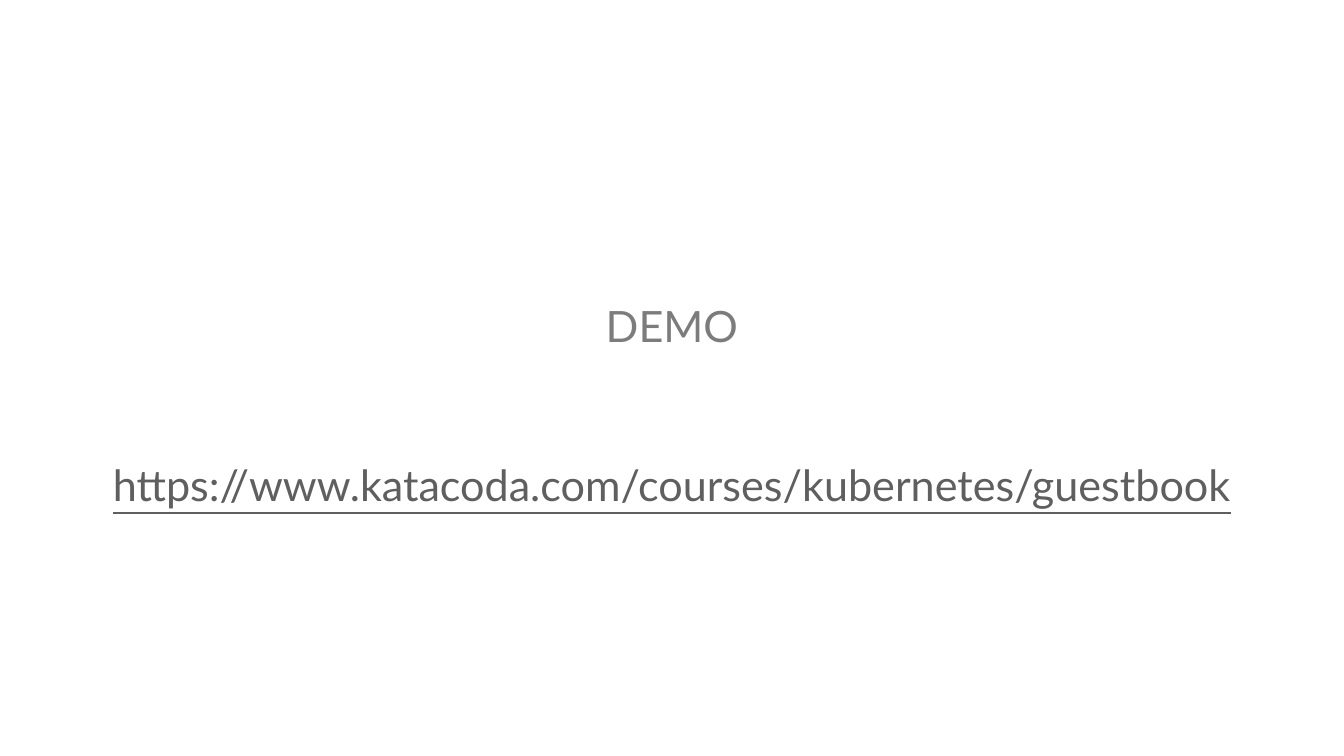
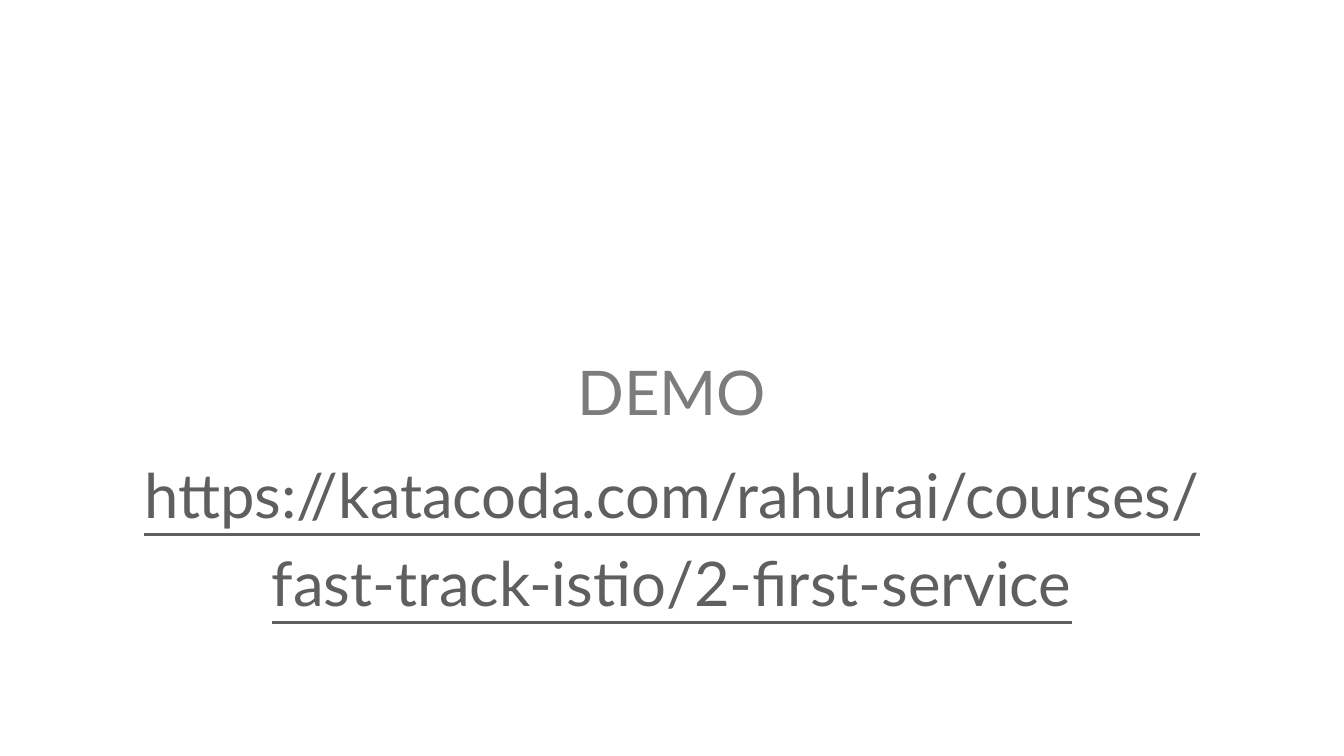
Before and after one commit to tarunp/kubernetes, a slide deck: slide 27 of Kubernetes.pptx. Drawn at 1344x756 pixels with LibreOffice and Linux fonts; fonts in the diff are those of the drawing; background and template pictures are left out. Boxes give left, top, right and bottom in pixels: in the first picture for what was removed or moved away, otherwise in the second. Text is boxed around its words. In the diff, an @@ line names an element or a change of style, - is before the commit and + after.

```diff
--- a/Kubernetes.pptx
+++ b/Kubernetes.pptx
@@ text at <box>577,370,766,416</box>: size 30.8 to 44 pt in "DEMO"; line spacing 2.8 to 3 @@
@@ text at <box>144,472,1199,609</box>: text changed; size 30.8 to 44 pt @@
-https://www.katacoda.com/courses/kubernetes/guestbook
+https://katacoda.com/rahulrai/courses/fast-track-istio/2-first-service
```
Also in this commit, not shown: 20 other slides changed.
